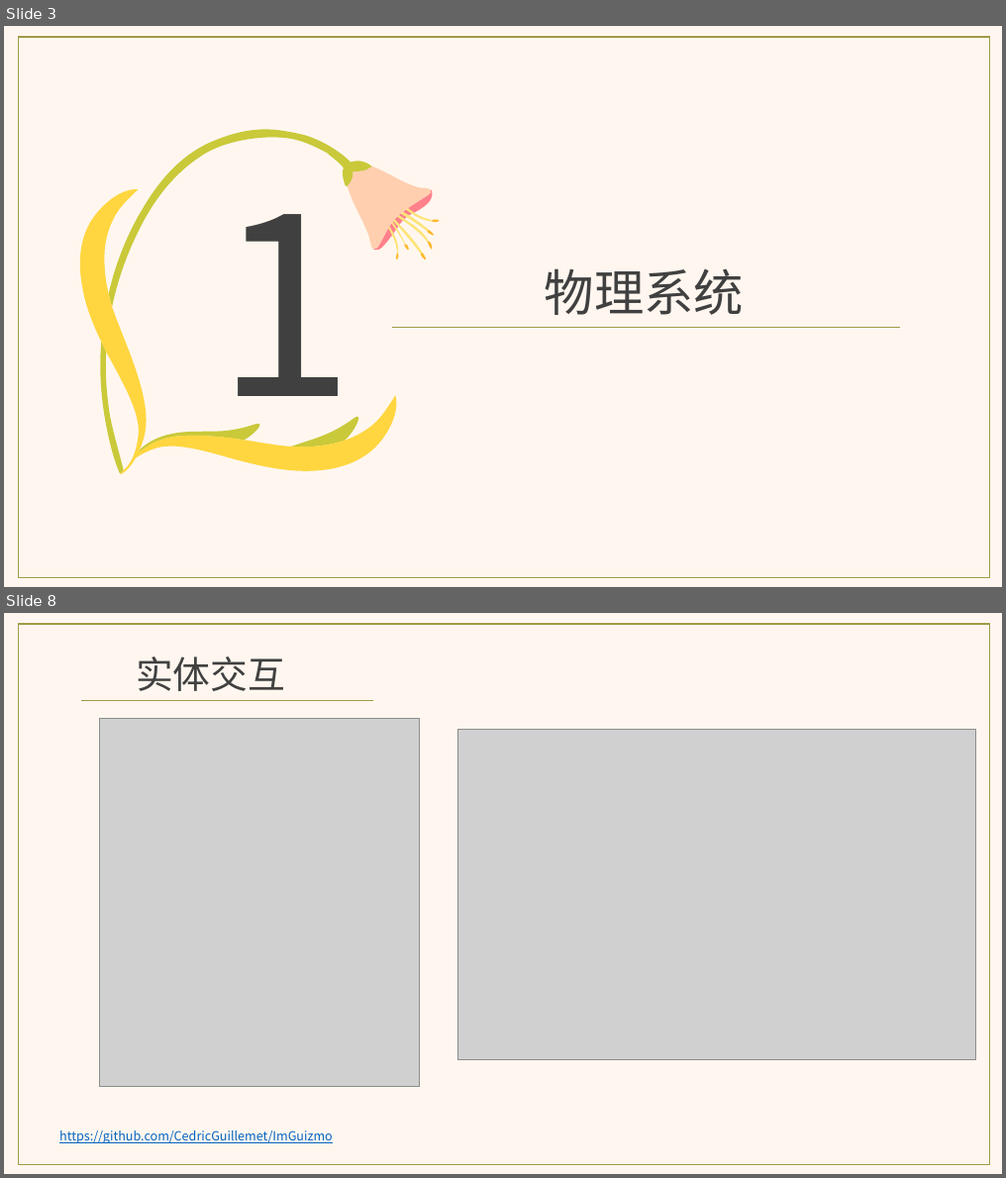
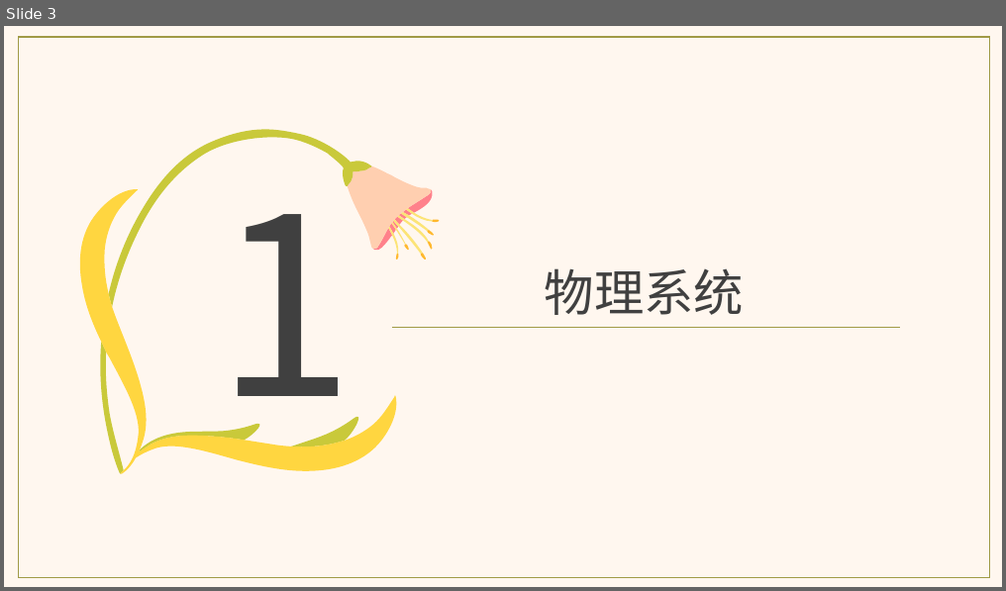
Before and after one commit to aliwanzi/SandTable, a slide deck: doc/从零开始写引擎之物理系统.pptx. Shown one above the other, each under a label of ours: slides 3 and 8 before the commit, slide 3 after it; the slides between them are not shown. The pictures are 1006x1178 and 1006x591 pixels, drawn with LibreOffice and Linux fonts; fonts in the diff are those of the drawing; grey boxes stand for pictures. Boxes give left, top, right and bottom in pixels: in the first picture for what was removed or moved away, otherwise in the second. Text is boxed around its words. In the diff, an @@ line names an element or a change of style, - is before the commit and + after.

```diff
--- a/doc/从零开始写引擎之物理系统.pptx
+++ b/doc/从零开始写引擎之物理系统.pptx
@@ slide 8 removed at [4, 613, 1002, 1174], background #FFF7EF @@
@@ rectangle removed at [18, 624, 990, 1164] @@
@@ text removed at [136, 657, 285, 691] @@
-实体交互
@@ line removed from (81, 700) to (373, 700) @@
@@ picture removed at [99, 718, 420, 1087] @@
@@ picture removed at [457, 729, 976, 1059] @@
@@ text removed at [59, 1131, 333, 1144] @@
-https://github.com/CedricGuillemet/ImGuizmo
```
Also in this commit, not shown: 2 slides changed, 7 slides added, 8 other slides removed, 5 other files.
